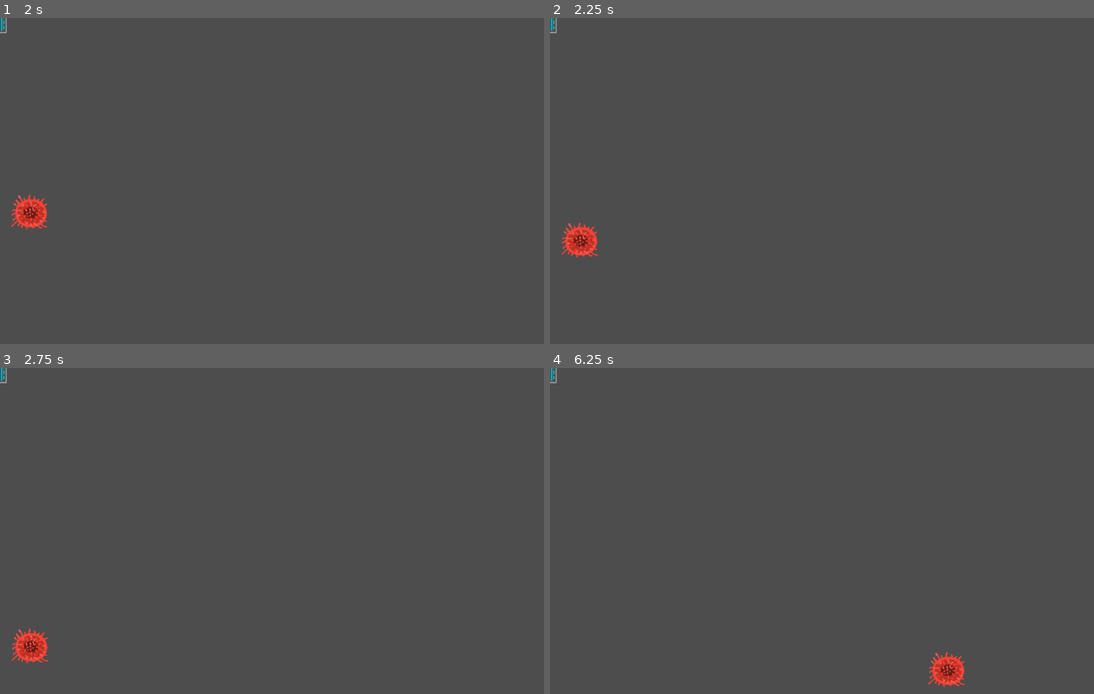
Above: before the commit, frames 1-4 (two rows, left to right).
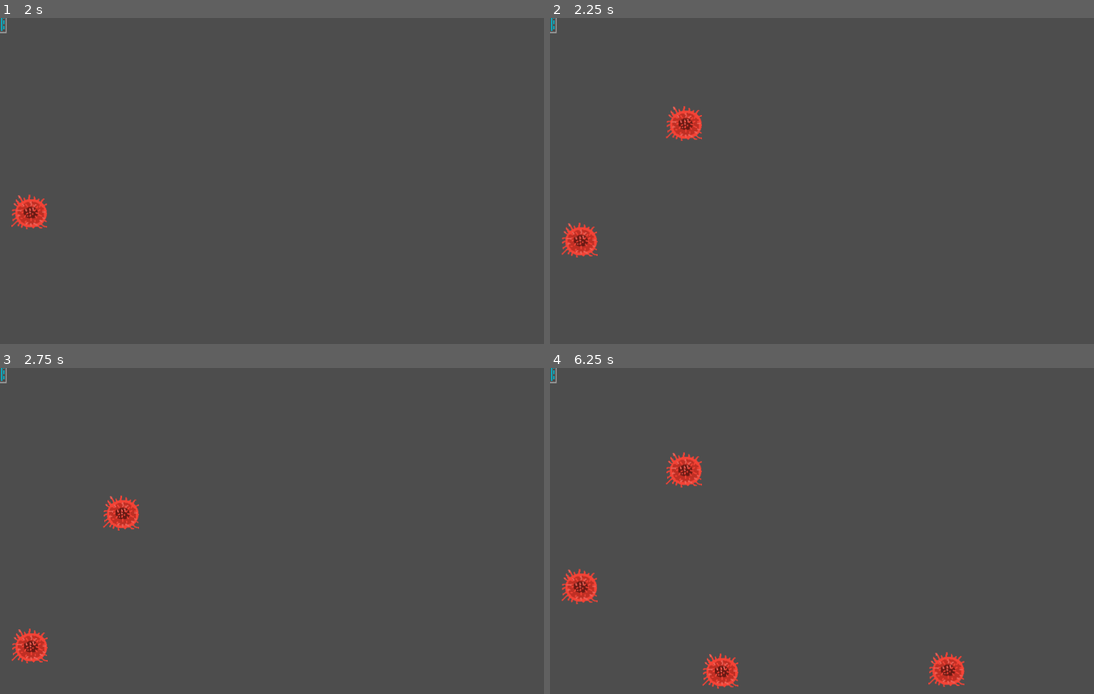
Above: after the commit, the same moments.

Repository: pbagnoud/minijam183
Game: Godot game, scene res://Scenes/main.tscn
The game is run twice, just before and just after one commit, with the same random seed, the same clock (stepped at 60 frames per second) and the same inputs. The project has no main scene, so this scene is started directly.
Inputs:
- Up to frame 1 (2 s): no input
- Up to frame 2 (2.25 s): no input
- Up to frame 3 (2.75 s): no input
- Up to frame 4 (6.25 s): no input

Frame 1 is identical in both runs. In frame 2, 0.5% of the frame differs, in the area x 21-28%, y 27-38%; in frame 3, 0.5%; in frame 4, 1.5%, in the area x 2-35%, y 25-99%.

Commit message:
spawn follower

Diff:
--- a/minijam183/Scenes/main.tscn
+++ b/minijam183/Scenes/main.tscn
@@ -2,8 +2,8 @@
 
 [ext_resource type="Script" uid="uid://u30m5v5kx01q" path="res://Scripts/main.gd" id="1_bo1nx"]
 [ext_resource type="PackedScene" uid="uid://uhkrxd3pu5a3" path="res://Scenes/tower.tscn" id="2_8gbba"]
-[ext_resource type="PackedScene" uid="uid://dk1h6dnsl2hej" path="res://Scenes/enemy.tscn" id="3_8gbba"]
-[ext_resource type="Script" uid="uid://bsw1qqufhwspe" path="res://Scripts/path_follow_2d.gd" id="3_jjvhh"]
+[ext_resource type="Script" uid="uid://c2l8gofjp1y23" path="res://Scripts/path_2d.gd" id="3_jjvhh"]
+[ext_resource type="PackedScene" uid="uid://bygoxtbqyrhyo" path="res://Scenes/path_follow_2d.tscn" id="4_kry3j"]
 
 [sub_resource type="Curve2D" id="Curve2D_jjvhh"]
 _data = {
@@ -28,15 +28,10 @@
 
 [node name="Path2D" type="Path2D" parent="."]
 curve = SubResource("Curve2D_jjvhh")
-
-[node name="PathFollow2D" type="PathFollow2D" parent="Path2D"]
-position = Vector2(235.619, 140.744)
-rotation = -0.00425529
-progress = 267.86
-rotates = false
 script = ExtResource("3_jjvhh")
 
-[node name="CharacterBody2D" parent="Path2D/PathFollow2D" instance=ExtResource("3_8gbba")]
+[node name="PathFollow2D" parent="Path2D" instance=ExtResource("4_kry3j")]
+position = Vector2(235.619, 140.744)
 
 [connection signal="timeout" from="Round_timer" to="." method="_on_round_timer_timeout"]
 [connection signal="timeout" from="Spawn_timer" to="." method="_on_spawn_timer_timeout"]
--- /dev/null
+++ b/minijam183/Scenes/path_follow_2d.tscn
@@ -0,0 +1,12 @@
+[gd_scene load_steps=3 format=3 uid="uid://bygoxtbqyrhyo"]
+
+[ext_resource type="Script" uid="uid://bsw1qqufhwspe" path="res://Scripts/path_follow_2d.gd" id="1_a0hxn"]
+[ext_resource type="PackedScene" uid="uid://dk1h6dnsl2hej" path="res://Scenes/enemy.tscn" id="2_qdug8"]
+
+[node name="PathFollow2D" type="PathFollow2D"]
+rotation = -0.00425529
+progress = 267.86
+rotates = false
+script = ExtResource("1_a0hxn")
+
+[node name="CharacterBody2D" parent="." instance=ExtResource("2_qdug8")]
--- /dev/null
+++ b/minijam183/Scripts/path_2d.gd
@@ -0,0 +1,13 @@
+extends Path2D
+
+var timer = 0
+var spawntime = 2
+var follower = preload("res://Scenes/path_follow_2d.tscn")
+
+func _process(delta: float) -> void:
+	timer += delta
+
+	if timer > spawntime:
+		var new_follower = follower.instantiate()
+		add_child(new_follower)
+		timer = 0
Not shown, added: minijam183/Scripts/path_2d.gd.uid
